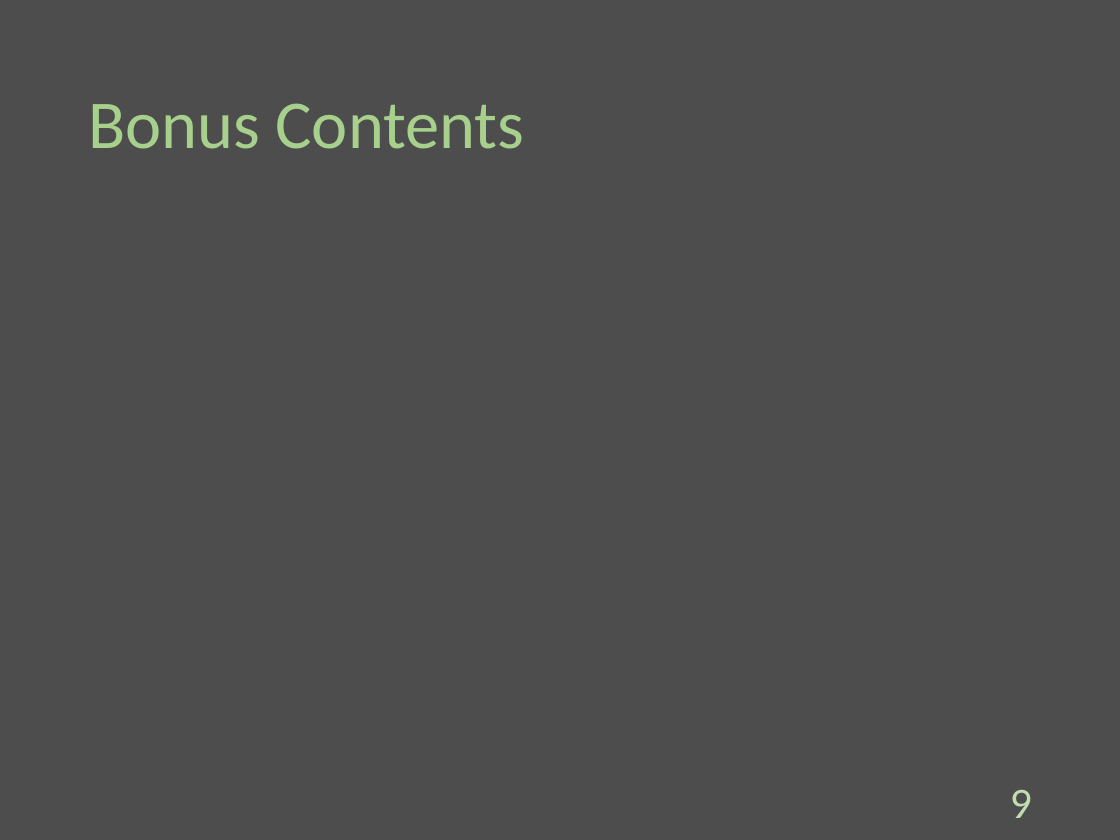
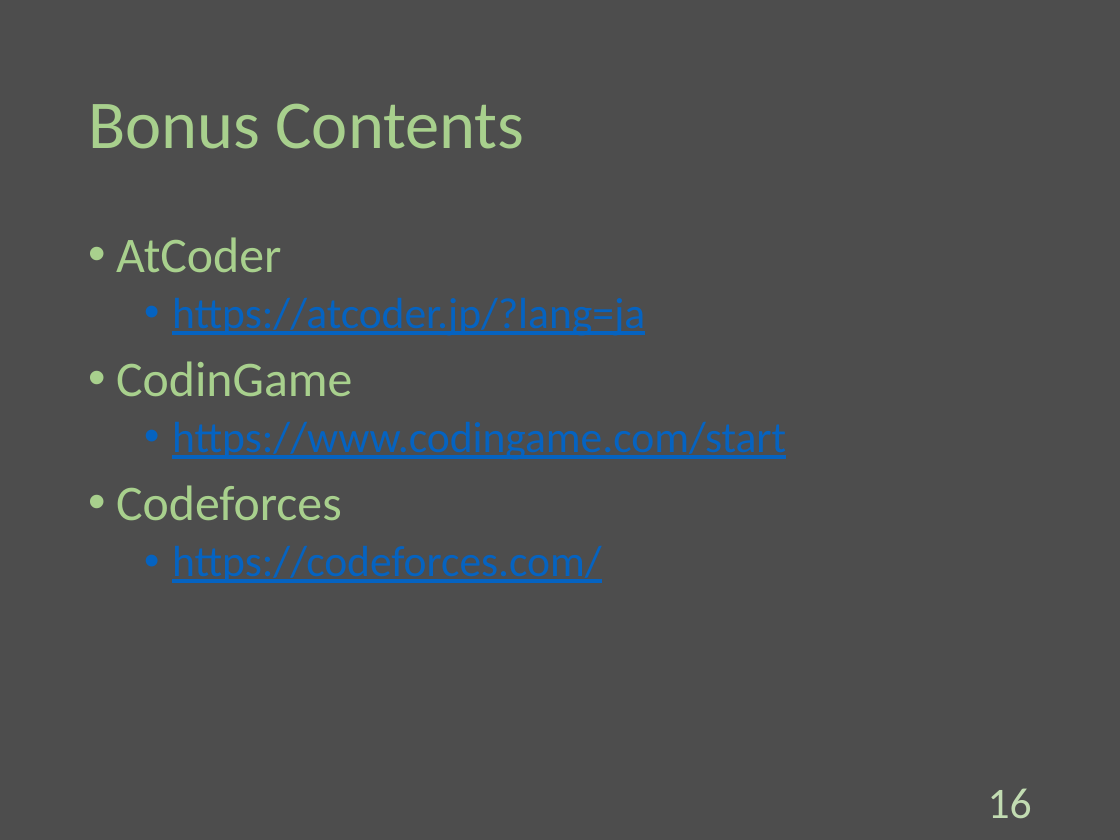
Before and after one commit to Melbeck777/program_seminar, a slide deck: slide 17 of ProgramSlide.pptx (slide 10 before the commit). Drawn at 1120x840 pixels with LibreOffice and Linux fonts; fonts in the diff are those of the drawing. Boxes give left, top, right and bottom in pixels: in the first picture for what was removed or moved away, otherwise in the second. Text is boxed around its words. In the diff, an @@ line names an element or a change of style, - is before the commit and + after.

Commit message:
[add]:Write the tutorial and bonus contents.

```diff
--- a/ProgramSlide.pptx
+++ b/ProgramSlide.pptx
@@ text added at <box>116,237,786,583</box>, 28 pt, text #0563C1, underline @@
+• AtCoder
+  • https://atcoder.jp/?lang=ja
+• CodinGame
+  • https://www.codingame.com/start
+• Codeforces
+  • https://codeforces.com/
@@ page number at <box>988,788,1032,819</box>: text changed @@
-9
+16
```
Also in this commit, not shown: 3 other slides changed, 7 slides added.
